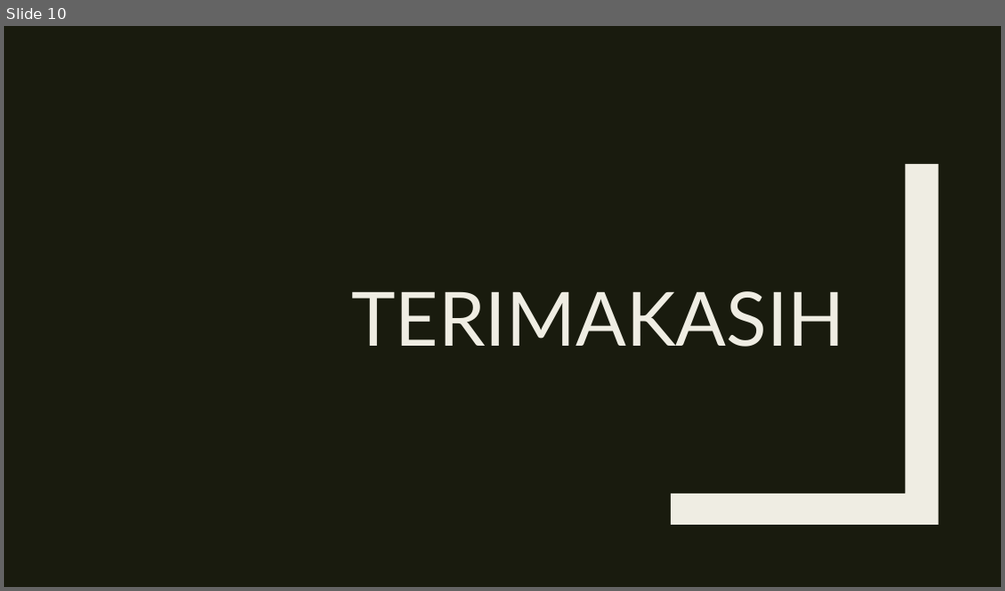
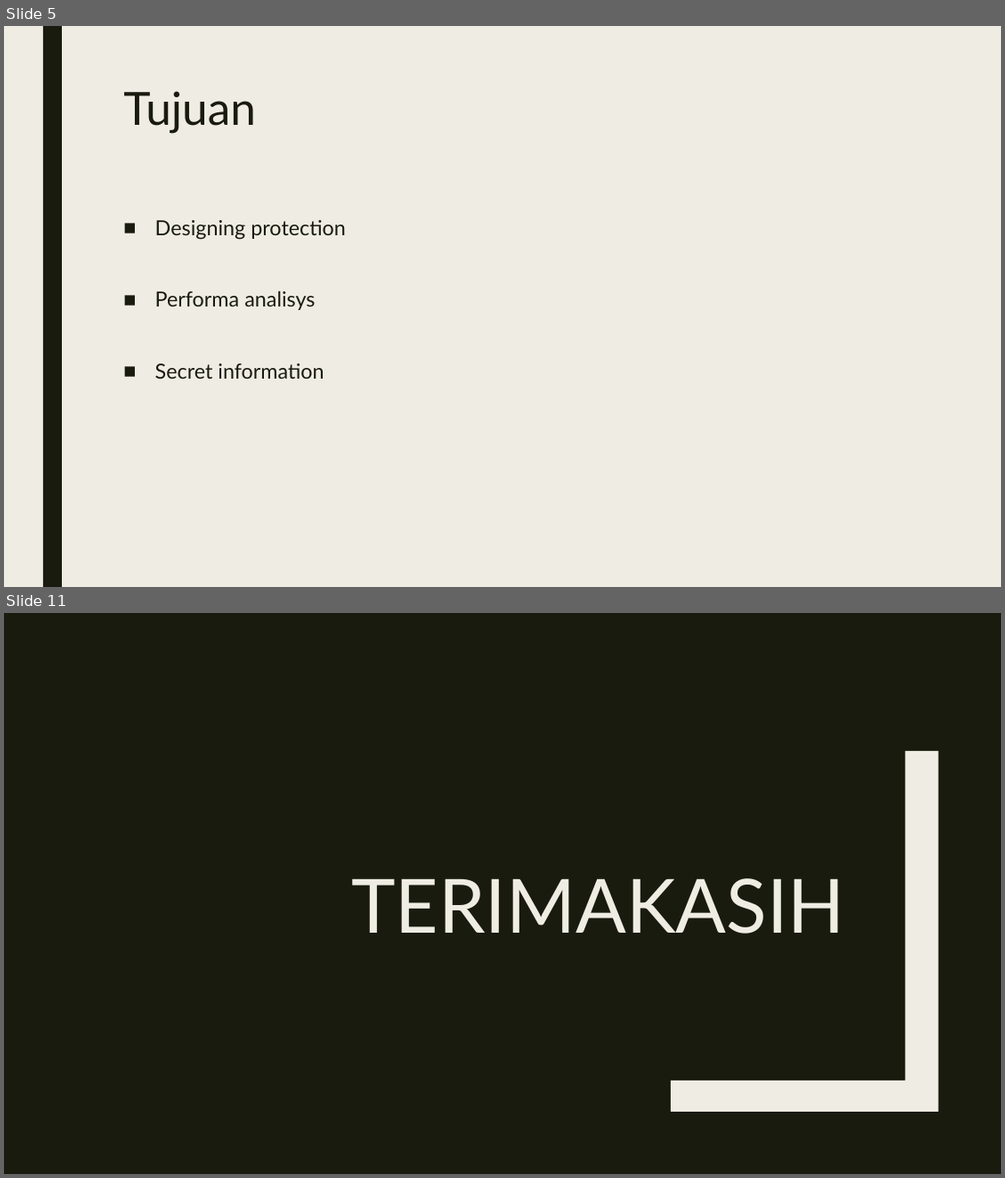
Before and after one commit to mashanz/skripsi_hanjara, a slide deck: PERANCANGAN DAN SIMULASI.pptx. Shown one above the other, each under a label of ours: slide 10 before the commit, slides 5 and 11 after it; the slides between them are not shown. The pictures are 1005x591 and 1005x1178 pixels, drawn with LibreOffice and Linux fonts; fonts in the diff are those of the drawing. Boxes give left, top, right and bottom in pixels: in the first picture for what was removed or moved away, otherwise in the second. Text is boxed around its words. In the diff, an @@ line names an element or a change of style, - is before the commit and + after.

```diff
--- a/PERANCANGAN DAN SIMULASI.pptx
+++ b/PERANCANGAN DAN SIMULASI.pptx
@@ slide 5 added at (4, 26, 1001, 587), background #EFEDE3 @@
@@ rectangle added at (43, 26, 62, 587), fill #191B0E @@
@@ title added at (123, 91, 256, 133), 44 pt, text #191B0E @@
+Tujuan
@@ text added at (155, 220, 346, 378), 20 pt, text #191B0E @@
+■ Designing protection
+■ Performa analisys
+■ Secret information
@@ what was slide 10 is now slide 11 @@
```
Also in this commit, not shown: 4 slides changed, 6 other slides added, 7 slides removed, 1 other file.
